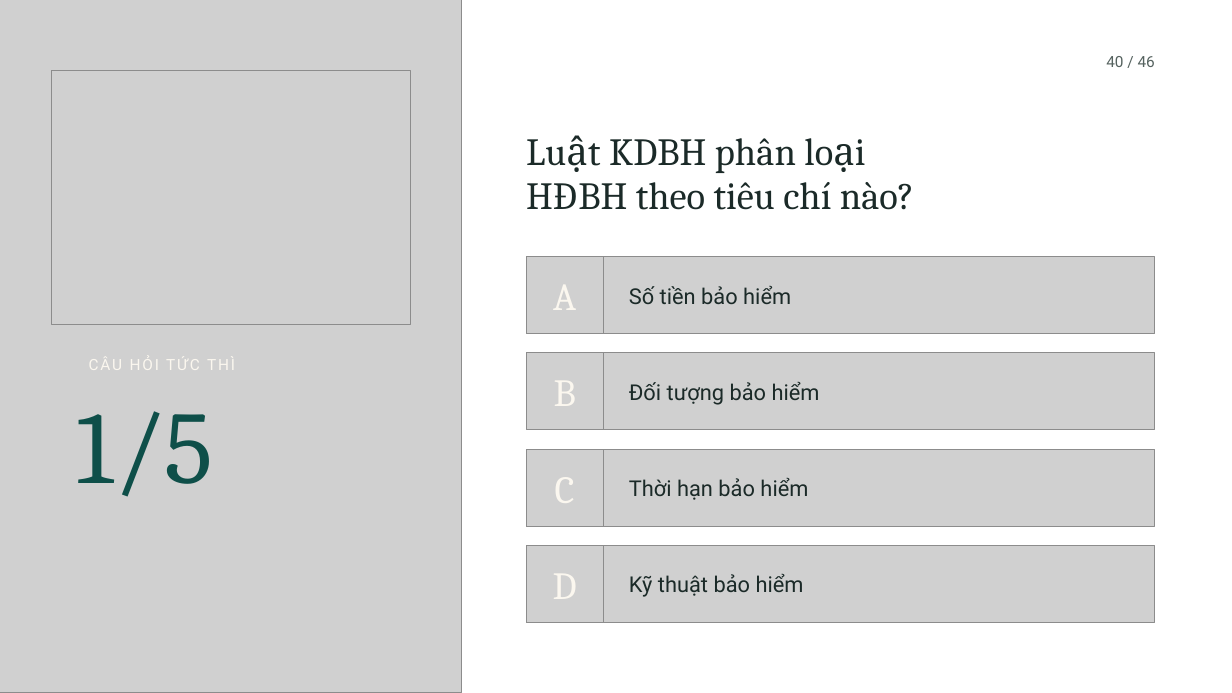
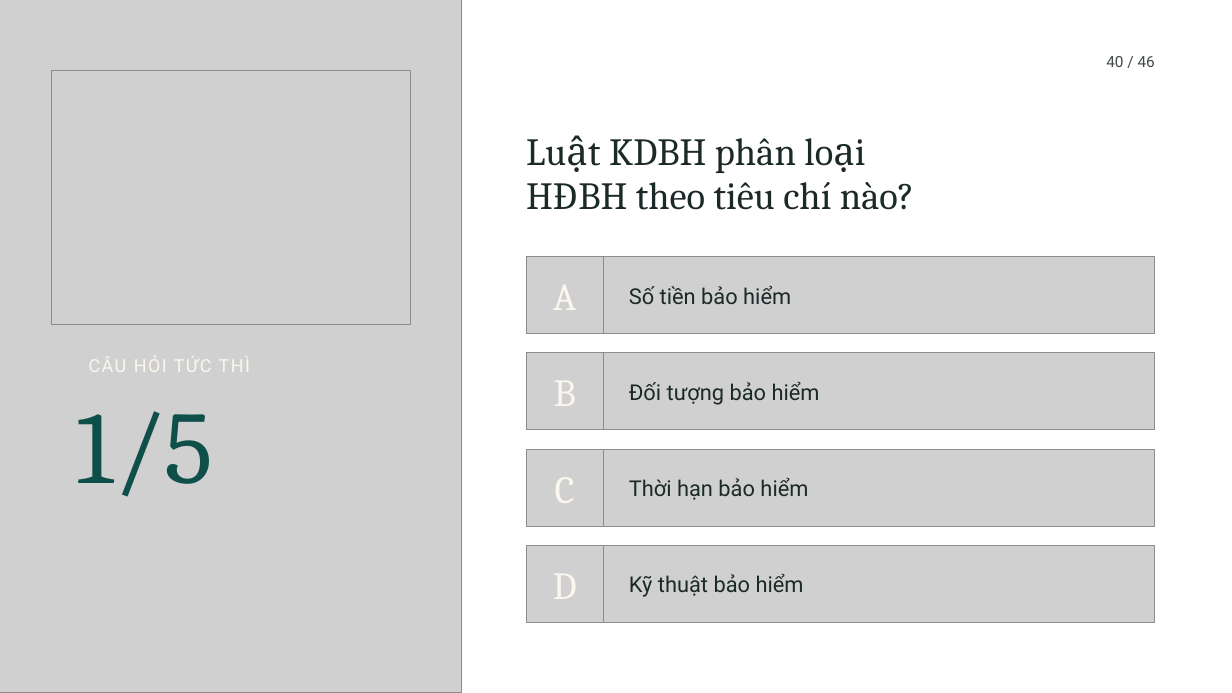
Before and after one commit to tranquanghaofake-dotcom/Law, a slide deck: slide 8 of docs/bai/ch3-bao-hiem-thuong-mai/mau-cong.pptx. Drawn at 1232x693 pixels with LibreOffice and Linux fonts; fonts in the diff are those of the drawing; grey boxes stand for pictures; background and template pictures are left out. Boxes give left, top, right and bottom in pixels: in the first picture for what was removed or moved away, otherwise in the second. Text is boxed around its words. In the diff, an @@ line names an element or a change of style, - is before the commit and + after.

```diff
--- a/docs/bai/ch3-bao-hiem-thuong-mai/mau-cong.pptx
+++ b/docs/bai/ch3-bao-hiem-thuong-mai/mau-cong.pptx
@@ text "40 / 46" at (x1=1106, y1=56, x2=1155, y2=67): text colour #55625F to #3F4B48 @@
@@ text "CÂU HỎI TỨC THÌ" at (x1=89, y1=356, x2=250, y2=372): size 12 to 14 pt, letter spacing 1.4 to 1.1 pt; line spacing 12pt to 14pt @@
```
Also in this commit, not shown: 7 other slides changed, 46 other files.
